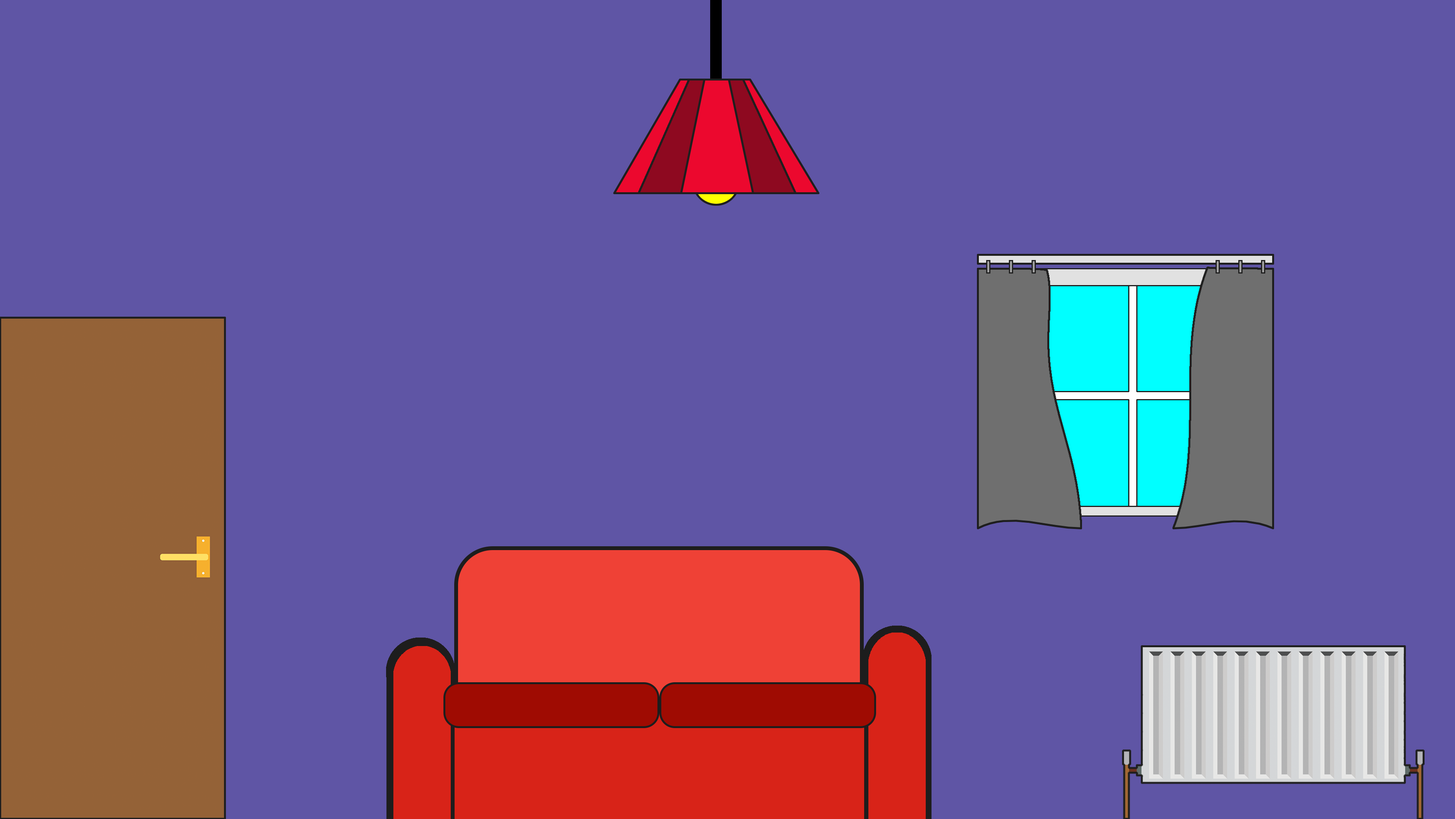
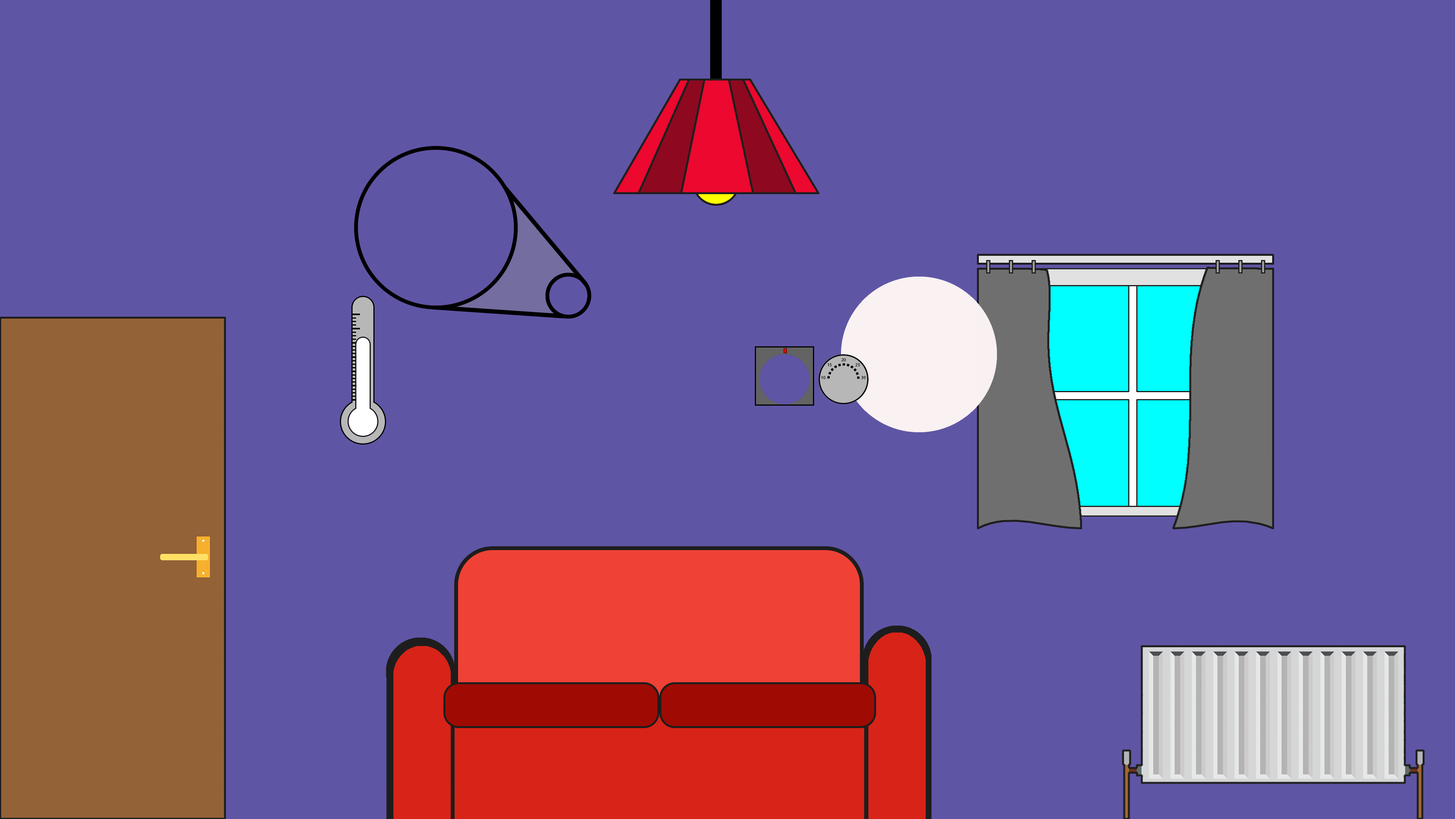
Layers edited between the first and the second 1455px x 819px image:
added layer "Layer 2" above "Layer 3" over [348, 337, 378, 436]
added layer "Layer 3" above "25" over [818, 353, 870, 405]
added layer "25" above "Rectangle 13 copy" over [755, 346, 815, 406]
added layer "Rectangle 13 copy" above "Layer 1" over [339, 295, 387, 445]
added layer "Layer 1" above "Shape 2" over [841, 276, 998, 433]
added layer "Shape 2" above "Window" over [354, 145, 592, 319]
